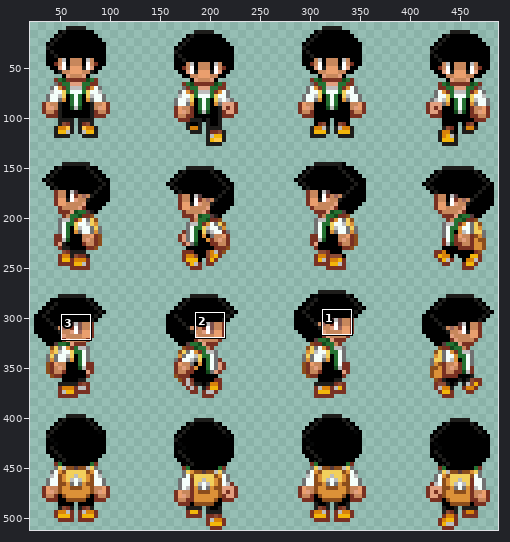
Sprite sheet -- graphics/characters/player1.png. The picture above shows the old version from afar; the outline marks the close-up.
Close-up. Before the edit:
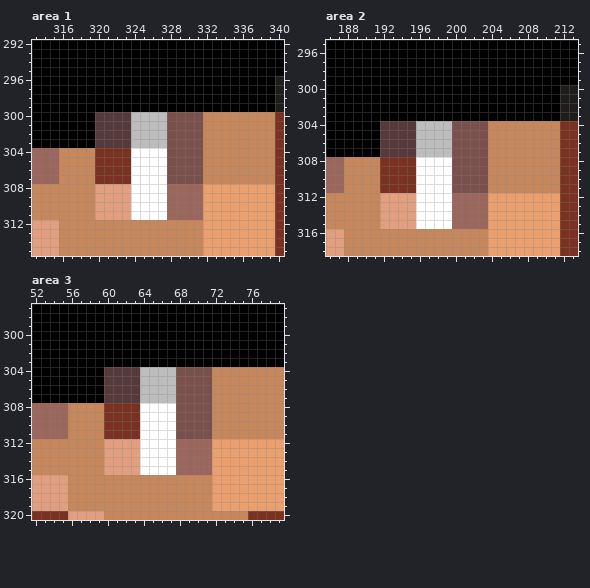
The file is 512x512 pixels. Colours within 5 levels of each other are drawn and written as one. Shown: area 1: x 313..340, y 292..315; area 2: x 186..213, y 295..318; area 3: x 52..79, y 297..320. The wide view leaves out empty margins.
Once edited:
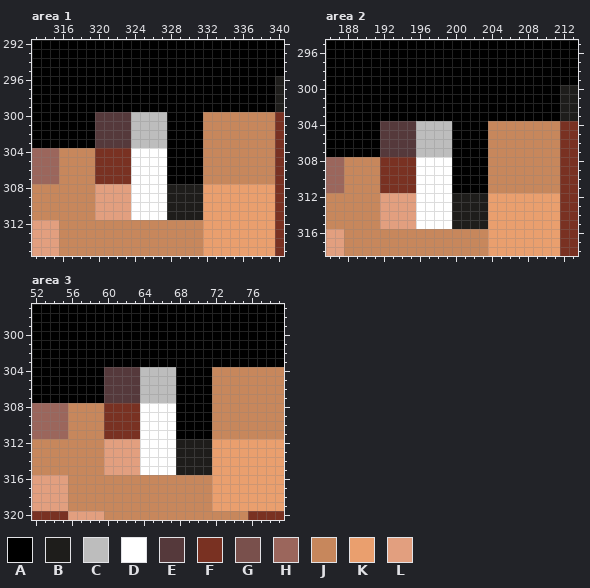
Palette (. is transparent): A #000000  B #1e1d1b  C #bdbdbd  D #ffffff  E #55393b  F #793122  G #79504c  H #9b665c  J #c7875c  K #ea9f6e  L #e29f7f
Diff:
--- area 1
@@ x 326..333 @@
 299 AAAAAAAA
-300 CCGGGGJJ
-301 CCGGGGJJ
-302 CCGGGGJJ
-303 CCGGGGJJ
-304 DDGGGGJJ
-305 DDGGGGJJ
-306 DDGGGGJJ
-307 DDGGGGJJ
-308 DDHHHHKK
-309 DDHHHHKK
-310 DDHHHHKK
-311 DDHHHHKK
+300 CCAAAAJJ
+301 CCAAAAJJ
+302 CCAAAAJJ
+303 CCAAAAJJ
+304 DDAAAAJJ
+305 DDAAAAJJ
+306 DDAAAAJJ
+307 DDAAAAJJ
+308 DDBBBBKK
+309 DDBBBBKK
+310 DDBBBBKK
+311 DDBBBBKK
 312 JJJJJJKK
--- area 2
@@ x 198..205 @@
 303 AAAAAAAA
-304 CCGGGGJJ
-305 CCGGGGJJ
-306 CCGGGGJJ
-307 CCGGGGJJ
-308 DDGGGGJJ
-309 DDGGGGJJ
-310 DDGGGGJJ
-311 DDGGGGJJ
-312 DDHHHHKK
-313 DDHHHHKK
-314 DDHHHHKK
-315 DDHHHHKK
+304 CCAAAAJJ
+305 CCAAAAJJ
+306 CCAAAAJJ
+307 CCAAAAJJ
+308 DDAAAAJJ
+309 DDAAAAJJ
+310 DDAAAAJJ
+311 DDAAAAJJ
+312 DDBBBBKK
+313 DDBBBBKK
+314 DDBBBBKK
+315 DDBBBBKK
 316 JJJJJJKK
--- area 3
@@ x 66..73 @@
 303 AAAAAAAA
-304 CCGGGGJJ
-305 CCGGGGJJ
-306 CCGGGGJJ
-307 CCGGGGJJ
-308 DDGGGGJJ
-309 DDGGGGJJ
-310 DDGGGGJJ
-311 DDGGGGJJ
-312 DDHHHHKK
-313 DDHHHHKK
-314 DDHHHHKK
-315 DDHHHHKK
+304 CCAAAAJJ
+305 CCAAAAJJ
+306 CCAAAAJJ
+307 CCAAAAJJ
+308 DDAAAAJJ
+309 DDAAAAJJ
+310 DDAAAAJJ
+311 DDAAAAJJ
+312 DDBBBBKK
+313 DDBBBBKK
+314 DDBBBBKK
+315 DDBBBBKK
 316 JJJJJJKK
